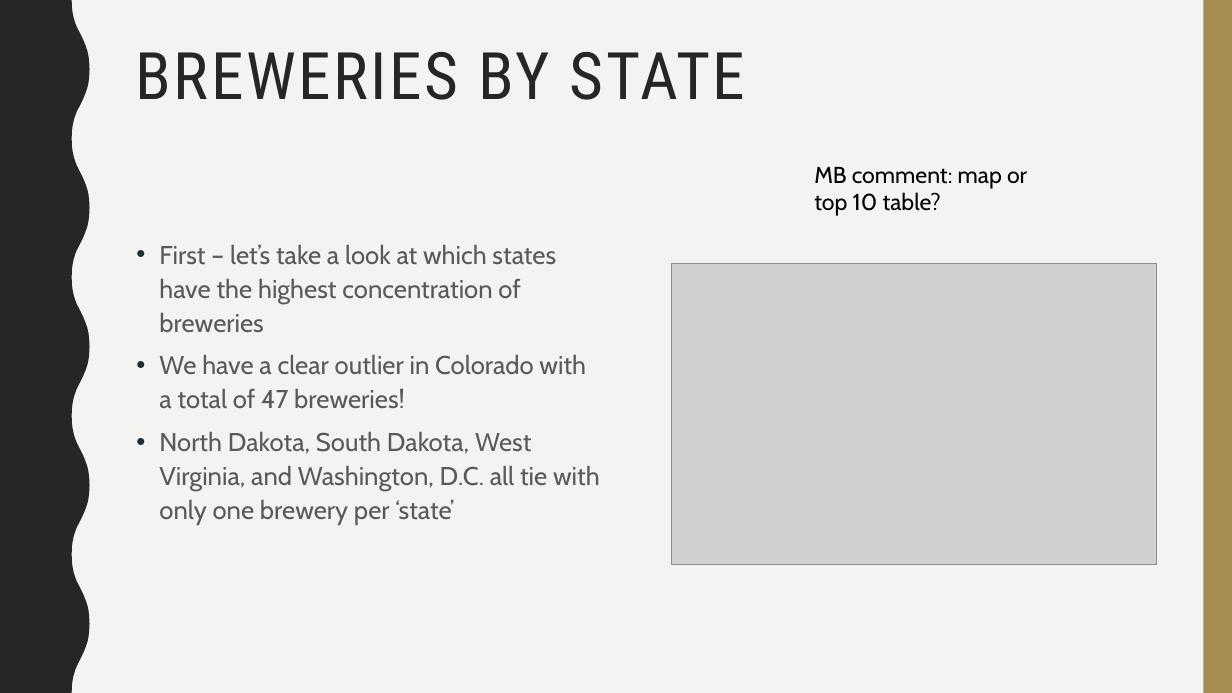
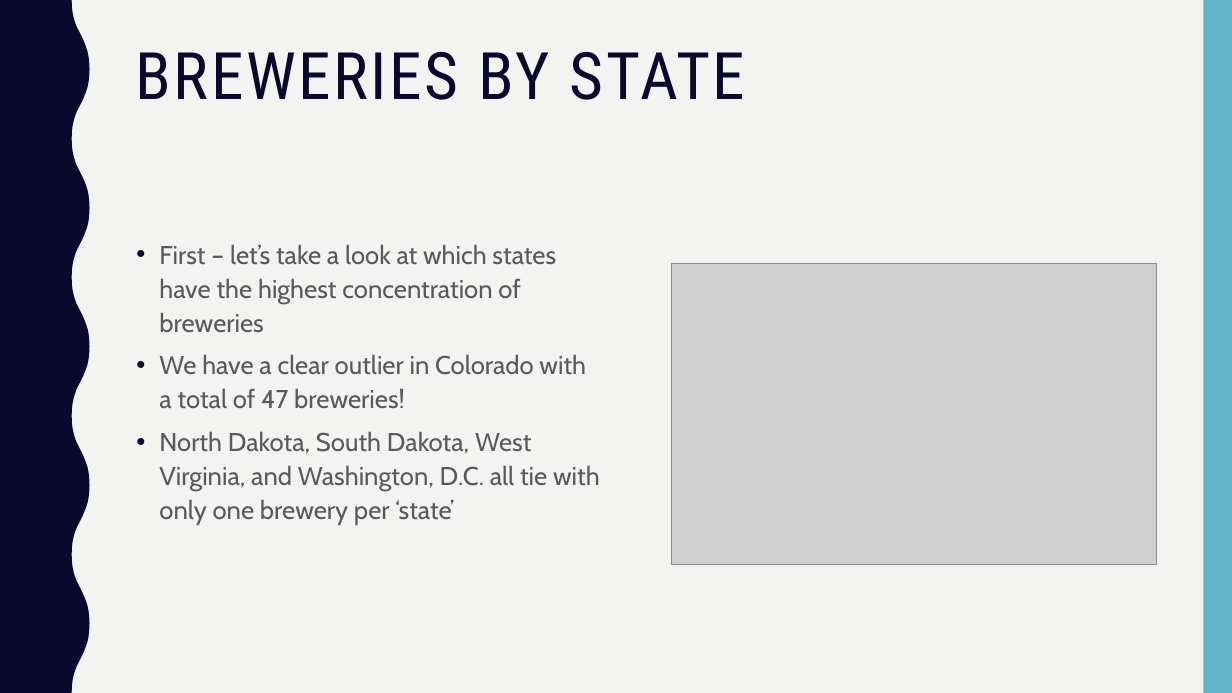
Before and after one commit to mattfarrow1/6306-project-1, a slide deck: slide 4 of docs/Matt_Farrow_Megan_Ball_DS6306_EDA.pptx. Drawn at 1232x693 pixels with LibreOffice and Linux fonts; fonts in the diff are those of the drawing; grey boxes stand for pictures. Boxes give left, top, right and bottom in pixels: in the first picture for what was removed or moved away, otherwise in the second. Text is boxed around its words. In the diff, an @@ line names an element or a change of style, - is before the commit and + after.

Commit message:
Updated ppt

```diff
--- a/docs/Matt_Farrow_Megan_Ball_DS6306_EDA.pptx
+++ b/docs/Matt_Farrow_Megan_Ball_DS6306_EDA.pptx
@@ freeform shape at (x1=0, y1=0, x2=90, y2=693): fill #262626 to #0B082E @@
@@ rectangle at (x1=1203, y1=0, x2=1232, y2=693): fill #A38D51 to #62B4C6 @@
@@ title "BREWERIES BY STATE" at (x1=136, y1=52, x2=746, y2=100): text colour #262626 to #0B082E @@
@@ text removed at (x1=814, y1=167, x2=1027, y2=216) @@
-MB comment: map or top 10 table?
@@ text "First – let’s take a ..." at (x1=159, y1=244, x2=600, y2=525): bullet colour #1B2F36 to #0B082E @@
```
Also in this commit, not shown: 4 other slides changed, 3 slides added, 2 slides removed.
